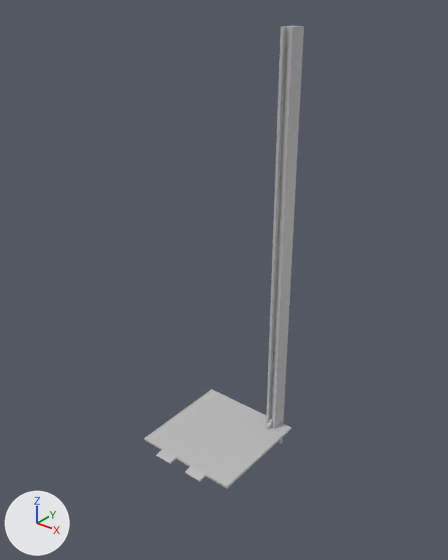
One commit to the FBX model Maya Project Files/Env/Exports/elevator/sm_elevator.fbx: the scene before it, then after it.
Both versions are drawn from a 50 mm camera at (35.8, -44.7, 46.9) aimed at (-0.5, 0.6, 18.8). The lights are fixed; the arrows at lower left show +X, +Y and +Z. Where no turn or scale is listed for an object, it has been applied to the vertices.

Objects in the first picture: 'platform', 'support_01', 'support_wheel_01'.
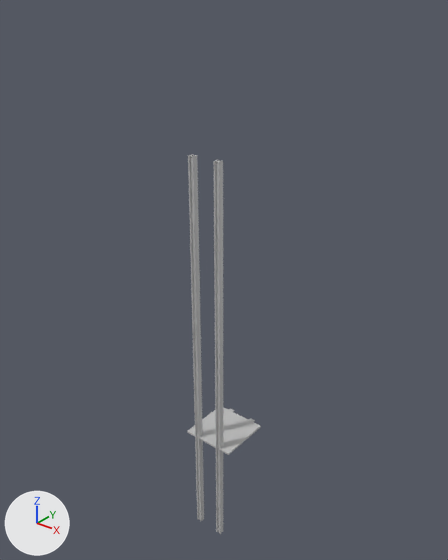
Boxes [x1, y1, x2, y2] around the edits, measured in the pictures (448 x 560 px):
'support_01', deleted: before [266, 26, 304, 444]
'platform', reshaped, moved (50% narrower, 51% shorter): before [144, 389, 292, 488]; after [187, 407, 261, 455]
'supports', added: after [188, 154, 223, 534]
'support_wheel_01', deleted: before [266, 418, 273, 429]

What changed in the scene script:
```text
Change me_mesh:
    used by ob_platform; location = (0.0, -1.0, 0.0)
    remove me_mesh.from_pydata(...)  # 94 vertices, 94 faces; spans x -6.0..6.0, y -6.99..6.0, z -0.13..0.13
    add me_mesh.from_pydata(...)  # 498 vertices, 480 faces; spans x -3.03..3.03, y -3.03..3.55, z -0.1..0.1
    me_mesh part 1: 94 vertices removed from x -6.0..6.0, y -6.99..6.0, z -0.13..0.13; 498 vertices added at x -3.03..3.03, y -3.03..3.55, z -0.1..0.1
Add me_mesh_001_1:
    me_mesh_001_1.from_pydata(...)  # 898 vertices, 880 faces; spans x -1.8..1.8, y -0.3..0.3, z -22.7..22.7
    me_mesh_001_1.materials.append(mat_lambert1)  # grey #bcbcbc
Remove ob_support_wheel_01:
    ob_support_wheel_01 = bpy.data.objects.new('support_wheel_01', me_mesh_002)
    ob_support_wheel_01.location = (4.0, 3.5, 0.5)
Change ob_platform:
    ob_platform.location: (0.0, -1.0, 0.0) -> (0.0, 0.0, 0.0)
Remove ob_support_01:
    ob_support_01 = bpy.data.objects.new('support_01', me_mesh_001)
    ob_support_01.location = (4.0, 4.5, 20.0)
Add ob_supports:
    ob_supports = bpy.data.objects.new('supports', me_mesh_001_1)
    ob_supports.location = (0.0, -2.7, 9.7)
```
